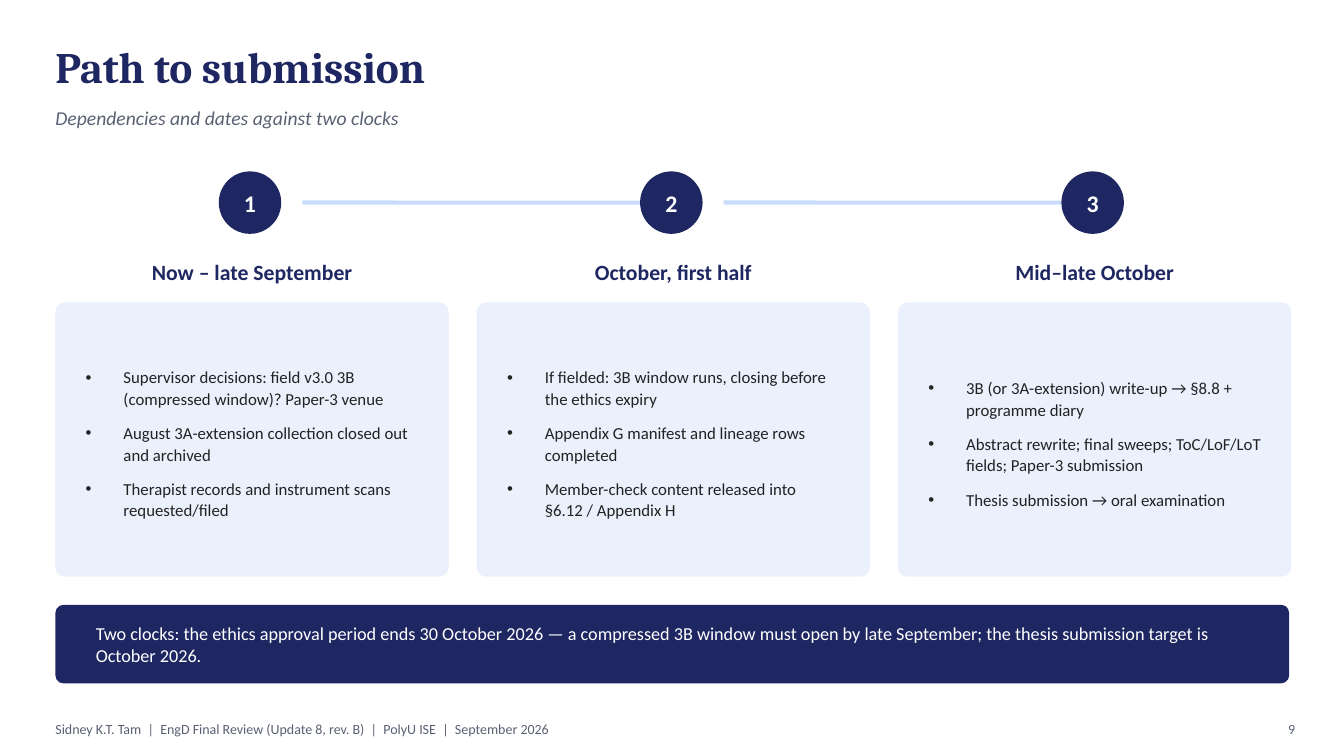
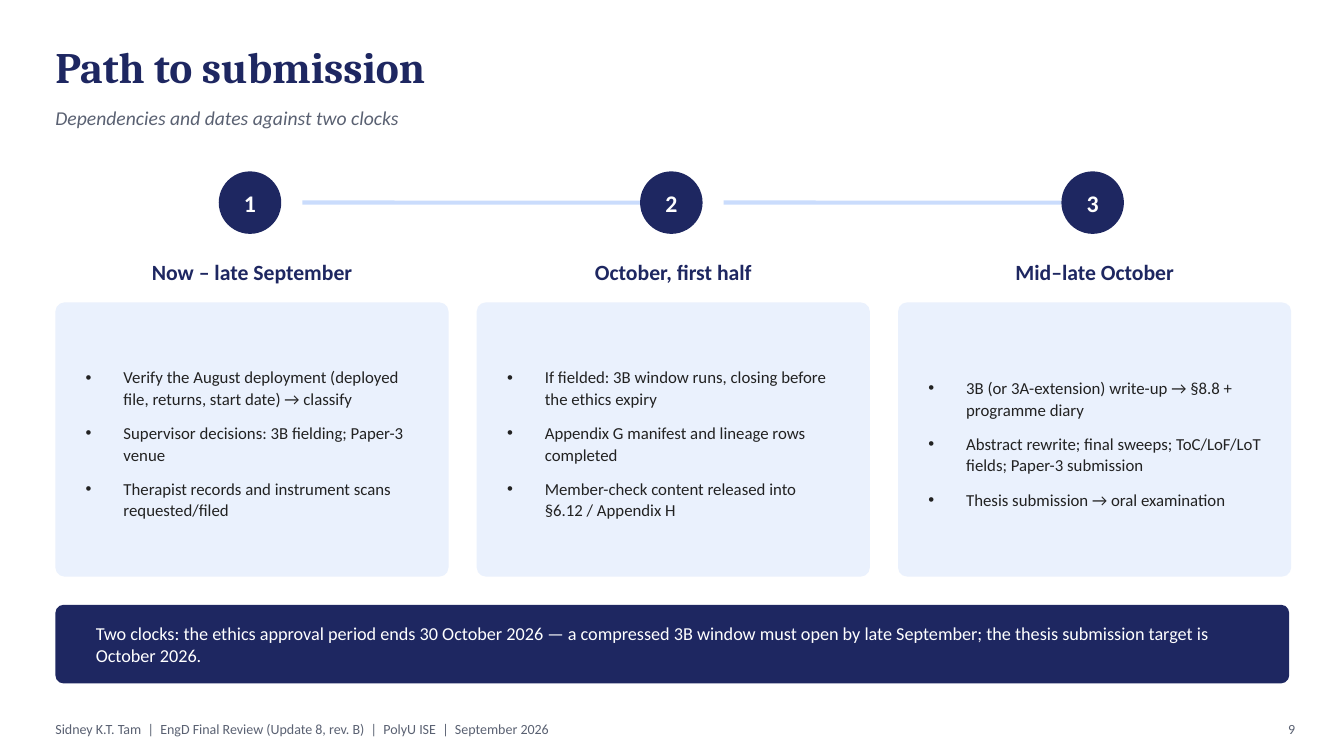
Before and after one commit to leicatam/gamification, a slide deck: slide 9 of docs/presentations/EngD_Update_8_Final_Review_September2026_revB.pptx. Drawn at 1344x756 pixels with LibreOffice and Linux fonts; fonts in the diff are those of the drawing. Boxes give left, top, right and bottom in pixels: in the first picture for what was removed or moved away, otherwise in the second. Text is boxed around its words. In the diff, an @@ line names an element or a change of style, - is before the commit and + after.

```diff
--- a/docs/presentations/EngD_Update_8_Final_Review_September2026_revB.pptx
+++ b/docs/presentations/EngD_Update_8_Final_Review_September2026_revB.pptx
@@ text at [123, 371, 403, 461]: text changed @@
-• Supervisor decisions: field v3.0 3B (compressed window)? Paper-3 venue
-• August 3A-extension collection closed out and archived
+• Verify the August deployment (deployed file, returns, start date) → classify
+• Supervisor decisions: 3B fielding; Paper-3 venue
```
Also in this commit, not shown: 3 other slides changed, 1 other file.
